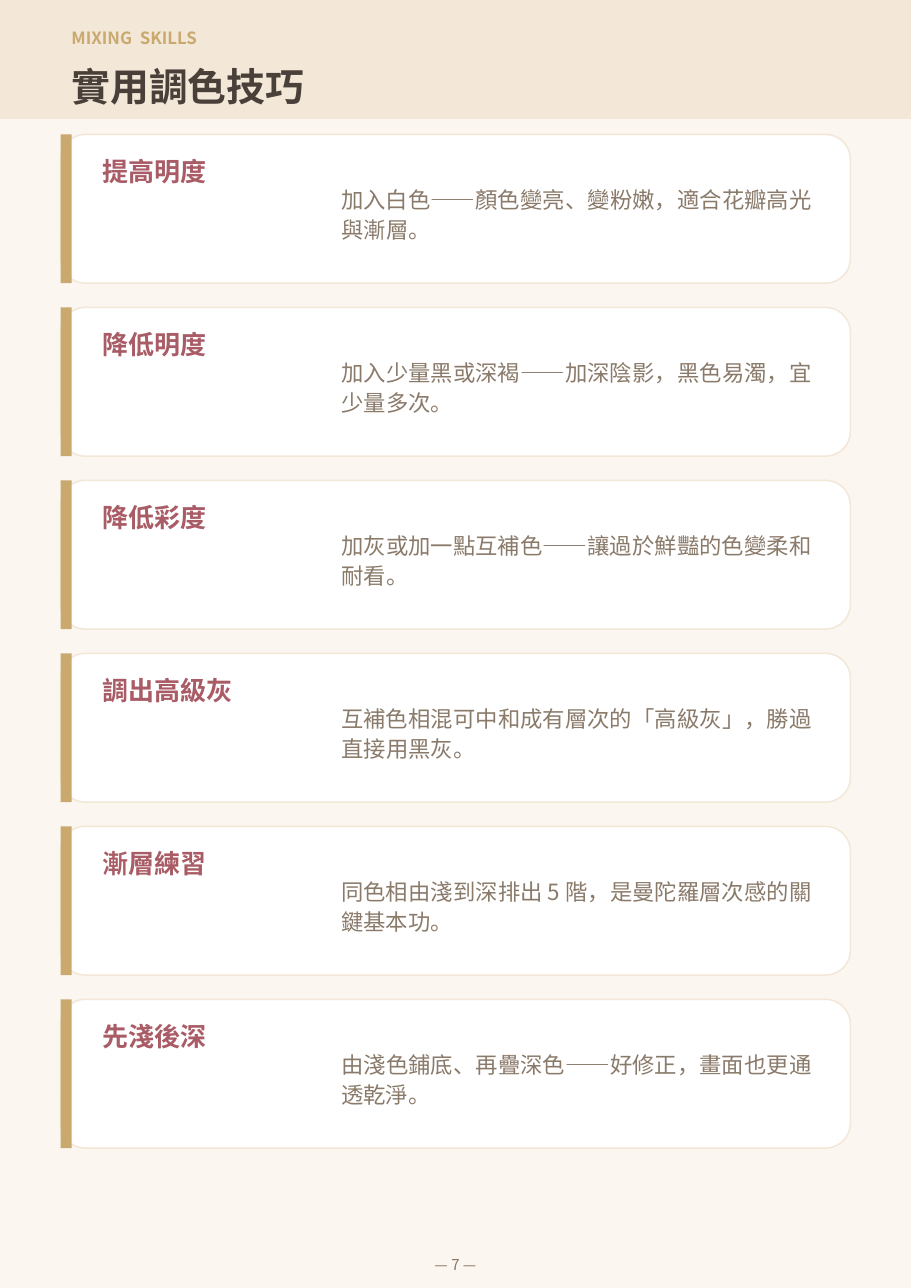
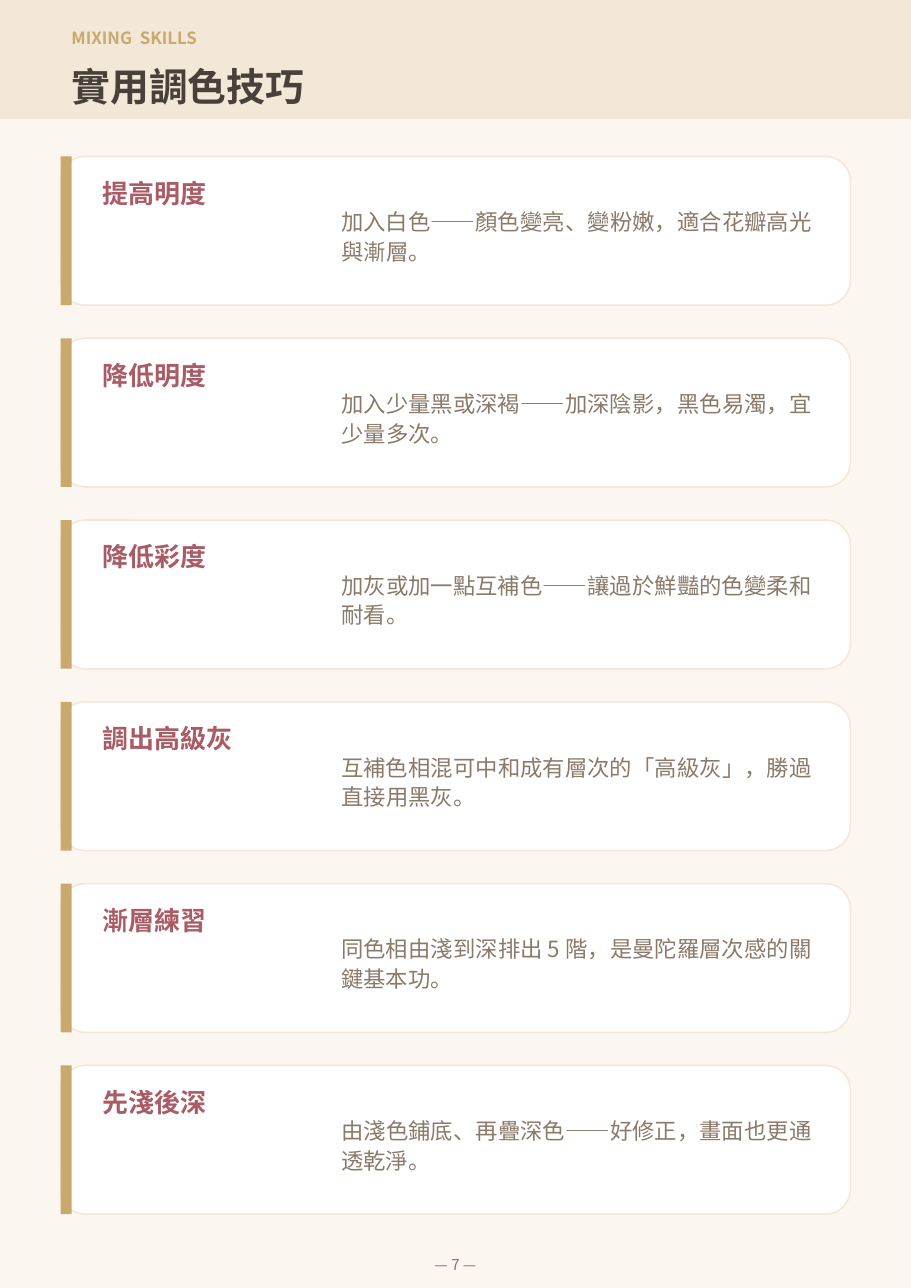
Before and after one commit to serina168/mandala-beginner, a slide deck: slide 7 of mandala_l1_handout.pptx. Drawn at 911x1288 pixels with LibreOffice and Linux fonts; fonts in the diff are those of the drawing; background and template pictures are left out. Boxes give left, top, right and bottom in pixels: in the first picture for what was removed or moved away, otherwise in the second. Text is boxed around its words. In the diff, an @@ line names an element or a change of style, - is before the commit and + after.

```diff
--- a/mandala_l1_handout.pptx
+++ b/mandala_l1_handout.pptx
@@ 2 texts, 1 rounded rectangle, 1 rectangle: place and size @@
-2 texts, 1 rounded rectangle, 1 rectangle at [61,134,850,283]
+2 texts, 1 rounded rectangle, 1 rectangle at [61,156,850,305]
@@ 2 texts, 1 rounded rectangle, 1 rectangle: place and size @@
-2 texts, 1 rounded rectangle, 1 rectangle at [61,307,850,456]
+2 texts, 1 rounded rectangle, 1 rectangle at [61,338,850,487]
@@ 2 texts, 1 rounded rectangle, 1 rectangle: place and size @@
-2 texts, 1 rounded rectangle, 1 rectangle at [61,480,850,629]
+2 texts, 1 rounded rectangle, 1 rectangle at [61,520,850,669]
@@ 2 texts, 1 rounded rectangle, 1 rectangle: place and size @@
-2 texts, 1 rounded rectangle, 1 rectangle at [61,653,850,802]
+2 texts, 1 rounded rectangle, 1 rectangle at [61,702,850,850]
@@ 2 texts, 1 rounded rectangle, 1 rectangle: place and size @@
-2 texts, 1 rounded rectangle, 1 rectangle at [61,826,850,975]
+2 texts, 1 rounded rectangle, 1 rectangle at [61,883,850,1032]
@@ 2 texts, 1 rounded rectangle, 1 rectangle: place and size @@
-2 texts, 1 rounded rectangle, 1 rectangle at [61,999,850,1148]
+2 texts, 1 rounded rectangle, 1 rectangle at [61,1065,850,1214]
```
Also in this commit, not shown: 5 other slides changed, 3 other files.
